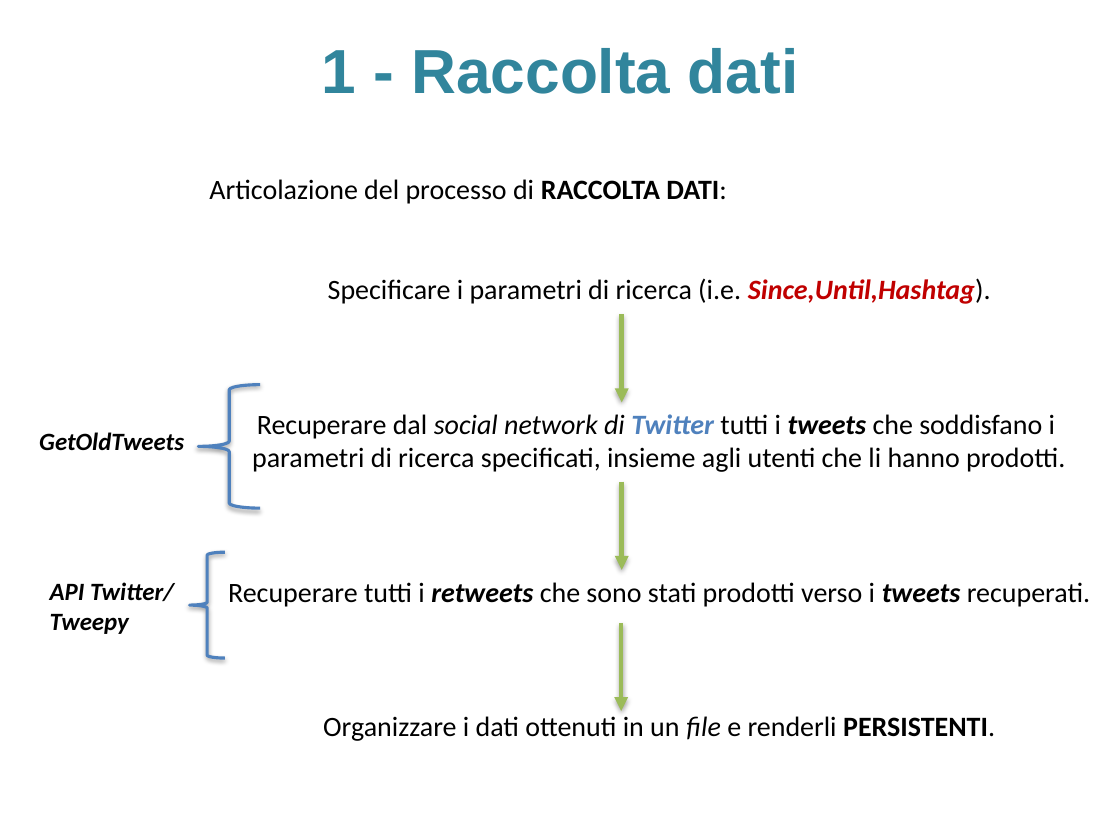
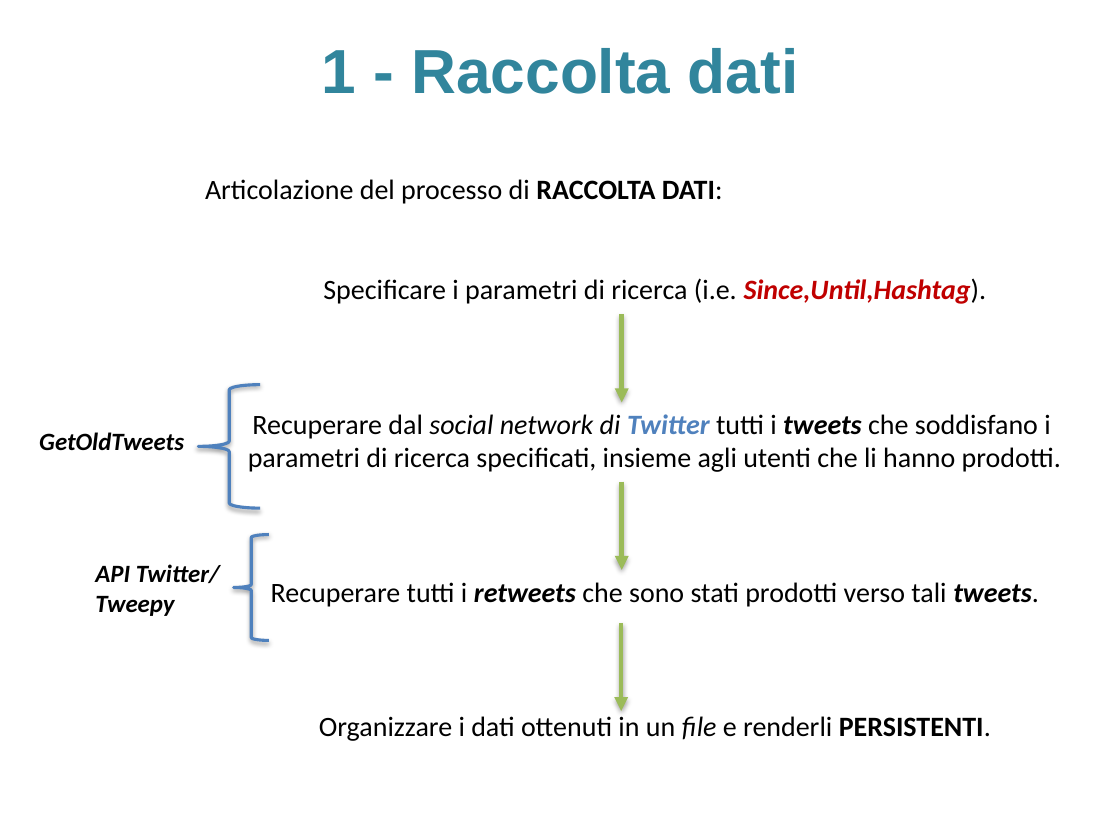
Before and after one commit to sidious1991/TesiLatex, a slide deck: slide 18 of PRESENTAZIONE_TESI/presentazione_agostini_stefano.pptx. Drawn at 1120x840 pixels with LibreOffice and Linux fonts; fonts in the diff are those of the drawing; background and template pictures are left out. Boxes give left, top, right and bottom in pixels: in the first picture for what was removed or moved away, otherwise in the second. Text is boxed around its words. In the diff, an @@ line names an element or a change of style, - is before the commit and + after.

```diff
--- a/PRESENTAZIONE_TESI/presentazione_agostini_stefano.pptx
+++ b/PRESENTAZIONE_TESI/presentazione_agostini_stefano.pptx
@@ left brace: place and size @@
-left brace at (189, 552, 224, 657)
+left brace at (234, 534, 269, 640)
@@ text "API Twitter/": place and size @@
-text "API Twitter/" at (50, 582, 174, 634)
+text "API Twitter/" at (95, 564, 220, 616)
@@ text at (271, 582, 1039, 607): text changed @@
-Recuperare tutti i retweets che sono stati prodotti verso i tweets recuperati.
+Recuperare tutti i retweets che sono stati prodotti verso tali tweets.
```
Also in this commit, not shown: 12 other slides changed, 1 slide added, 1 other file.
